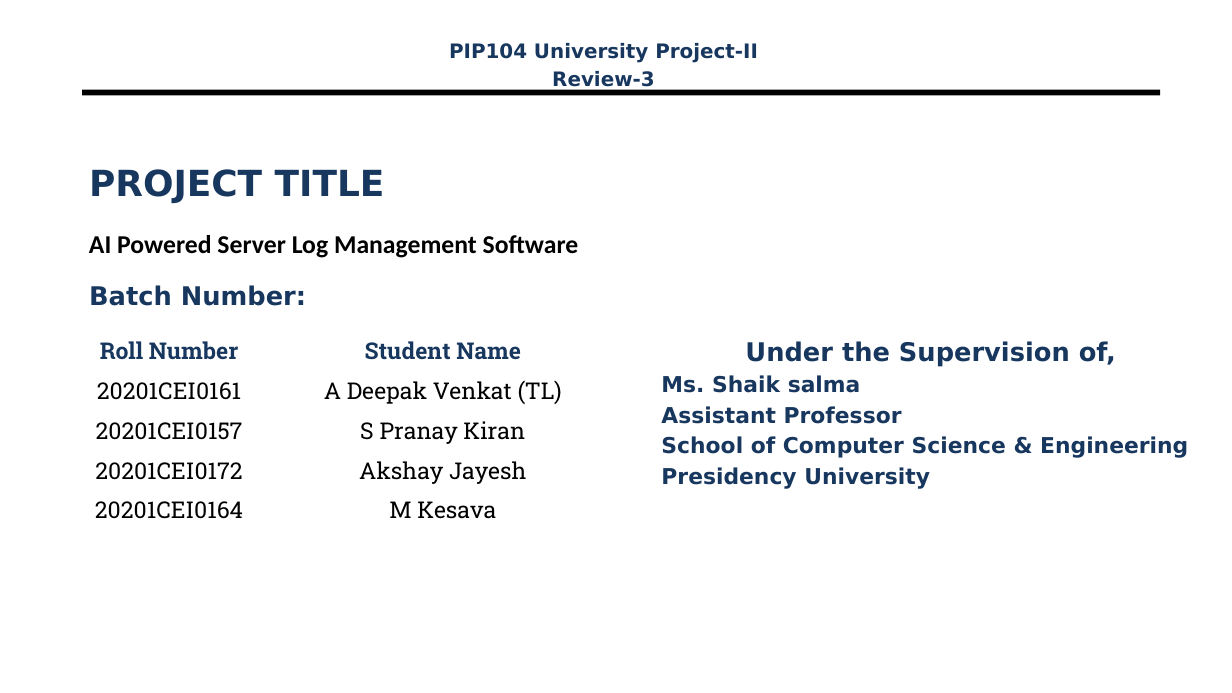
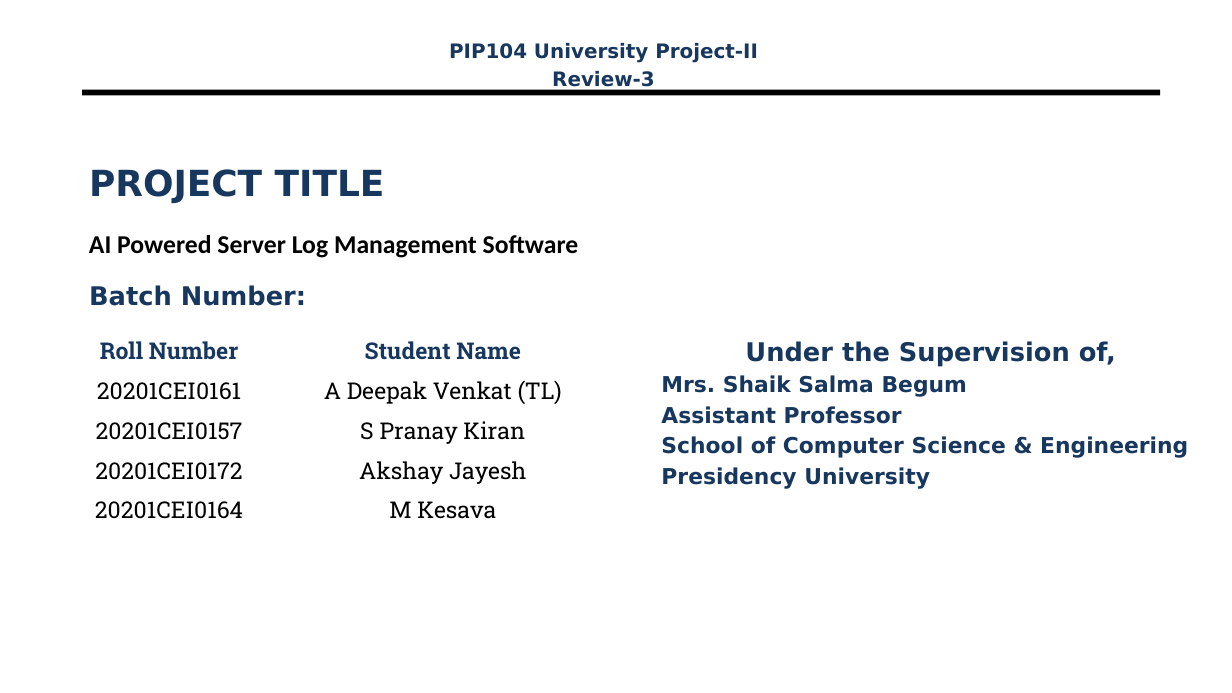
Before and after one commit to KiranspaceLDR/AI-Server-Log-Mangement-Software, a slide deck: slide 1 of Documentation/20201CEI0161_Final_Presentation.pptx. Drawn at 1232x693 pixels with LibreOffice and Linux fonts; fonts in the diff are those of the drawing; background and template pictures are left out. Boxes give left, top, right and bottom in pixels: in the first picture for what was removed or moved away, otherwise in the second. Text is boxed around its words. In the diff, an @@ line names an element or a change of style, - is before the commit and + after.

```diff
--- a/Documentation/20201CEI0161_Final_Presentation.pptx
+++ b/Documentation/20201CEI0161_Final_Presentation.pptx
@@ text at <box>661,375,967,397</box>: text changed @@
-Ms. Shaik salma
+Mrs. Shaik Salma Begum
```
Also in this commit, not shown: 21 other slides changed, 4 slides removed, 4 other files.
